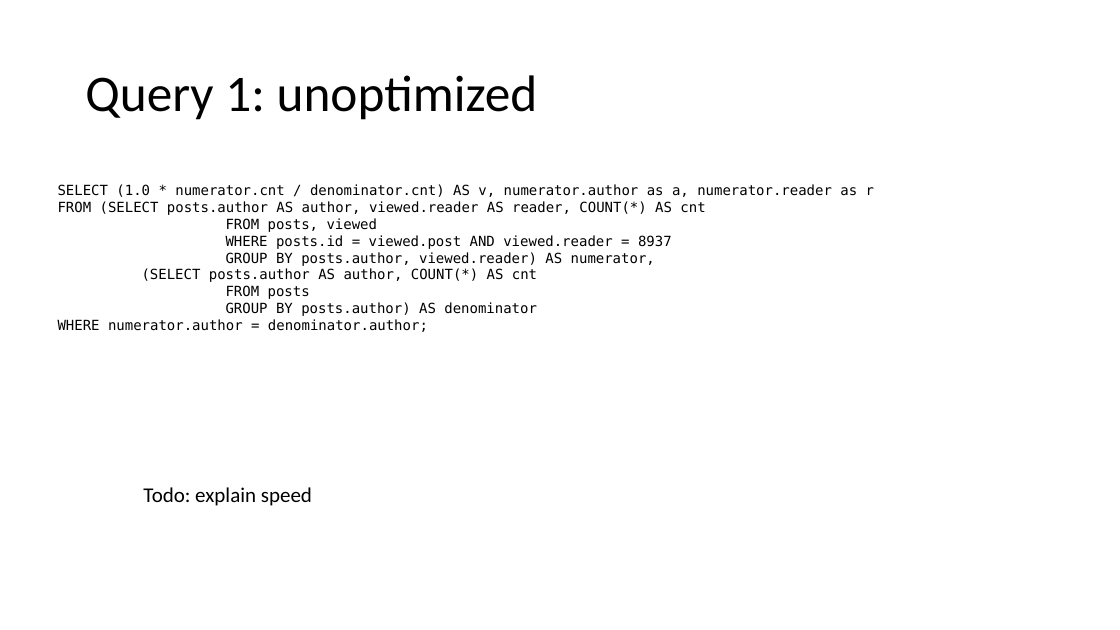
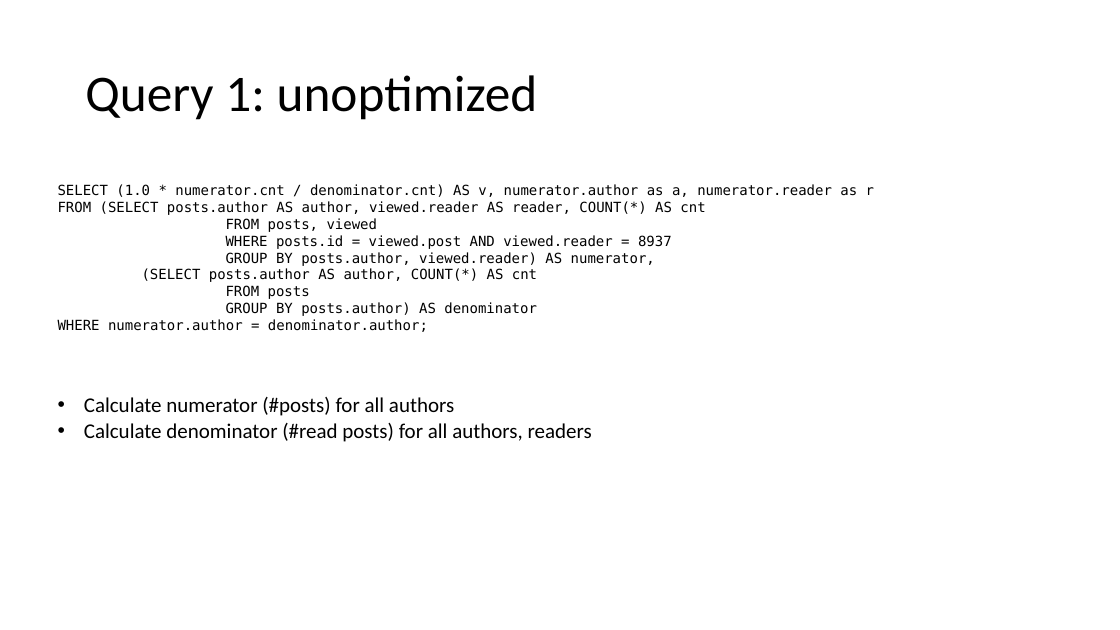
Before and after one commit to matthias-springer/cse190-database-analytics, a slide deck: slide 4 of presentation/presentation.pptx. Drawn at 1120x630 pixels with LibreOffice and Linux fonts; fonts in the diff are those of the drawing. Boxes give left, top, right and bottom in pixels: in the first picture for what was removed or moved away, otherwise in the second. Text is boxed around its words. In the diff, an @@ line names an element or a change of style, - is before the commit and + after.

```diff
--- a/presentation/presentation.pptx
+++ b/presentation/presentation.pptx
@@ text added at <box>84,397,592,442</box>, 18 pt, text #000000 @@
+• Calculate numerator (#posts) for all authors
+• Calculate denominator (#read posts) for all authors, readers
@@ text removed at <box>143,487,312,506</box> @@
-Todo: explain speed
```
Also in this commit, not shown: 15 other slides changed, 11 slides added, 2 slides removed.
